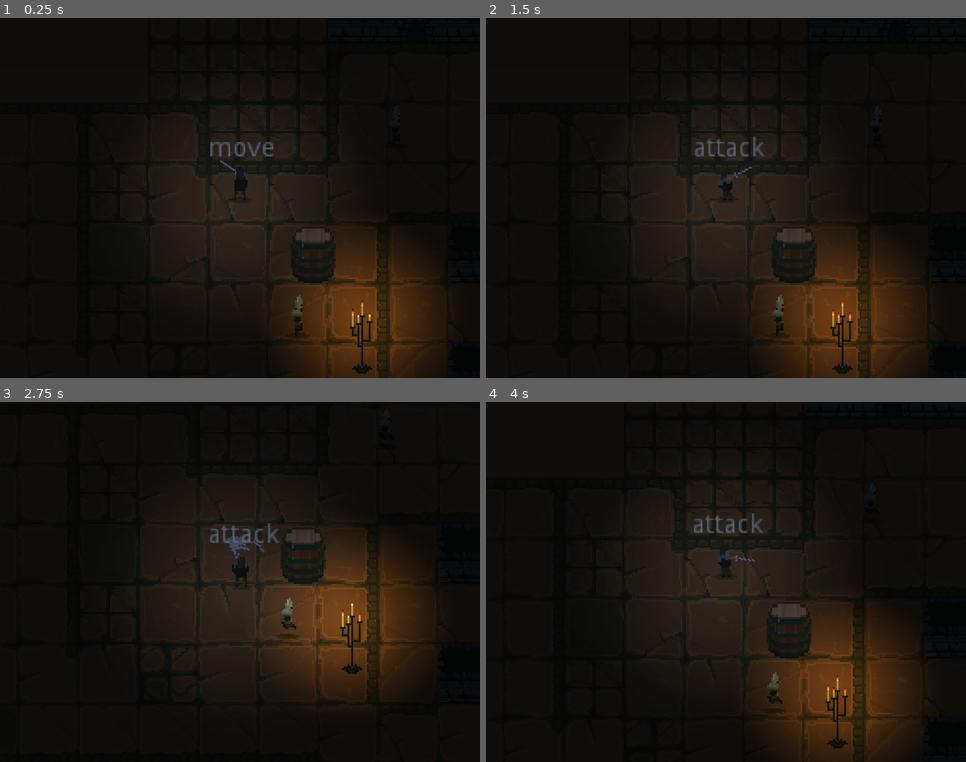
Above: before the commit, frames 1-4 (two rows, left to right).
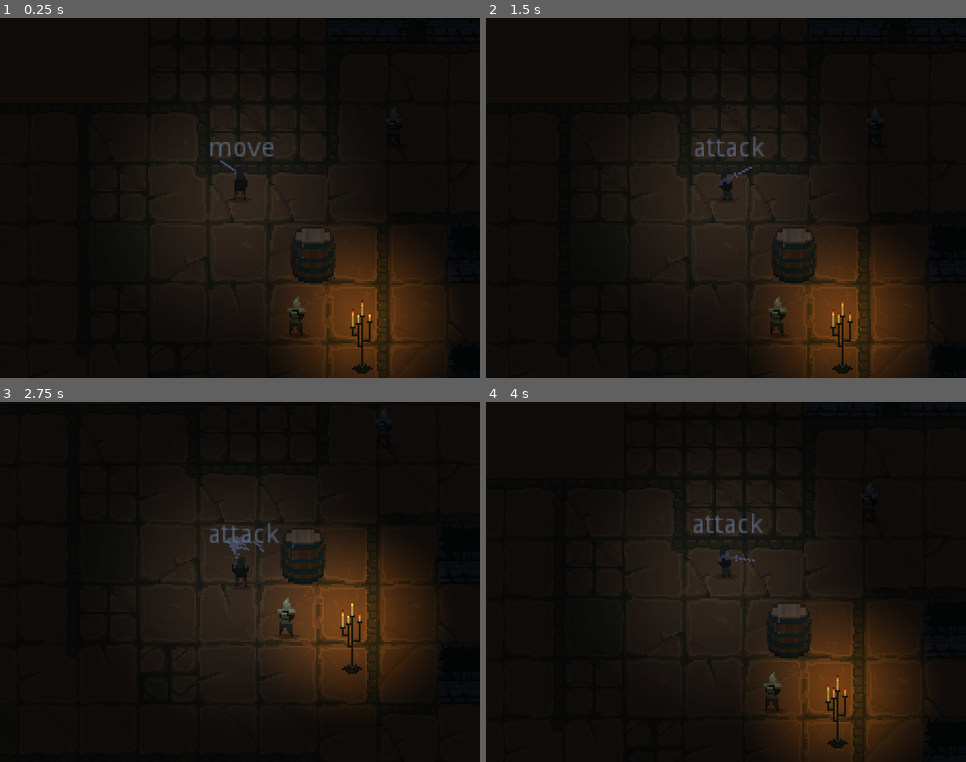
Above: after the commit, the same moments.

Repository: Pawel-9215/BlackFrost
Game: Godot game, scene res://Maps/World.tscn
The game is run twice, just before and just after one commit, with the same random seed, the same clock (stepped at 60 frames per second) and the same inputs.
Inputs (mouse positions are in pixels of both pictures, inside the frame that each line leads up to):
- Up to frame 1 (0.25 s): no input
- Up to frame 2 (1.5 s): tap Enter at 0.5 s; move the mouse to (831, 180) at 0.52 s; press the mouse at (831, 180) at 0.53 s; hold D (move_right) 0.53-1.28 s; move the mouse to (630, 216) at 1.27 s; release the mouse at (630, 216) at 1.28 s; hold S (move_down) from 1.28 s (still down); click (630, 216) at 1.35 s
- Up to frame 3 (2.75 s): move the mouse to (288, 502) at 2.02 s; release S (move_down) at 2.03 s; press the mouse at (288, 502) at 2.03 s; hold D (move_right) from 2.03 s (still down)
- Up to frame 4 (4 s): move the mouse to (702, 654) at 2.77 s; release D (move_right) at 2.78 s; release the mouse at (702, 654) at 2.78 s; hold W (move_up) 2.78-3.53 s; click (702, 654) at 2.85 s; move the mouse to (870, 636) at 3.52 s; press the mouse at (870, 636) at 3.53 s; hold A (move_left) from 3.53 s (still down)

The runs differ from the first frame. In frame 1, 0.1% of the frame differs, in the area x 59-83%, y 25-88%; in frame 2, 0.1%; in frame 3, 0.2%, in the area x 57-81%, y 2-66%; in frame 4, 0.1%.

Commit message:
draugir_animations

Diff:
--- a/Characters/Animations.gd
+++ b/Characters/Animations.gd
@@ -11,6 +11,9 @@
 }
 
 onready var character = get_parent()
+onready var velocity = character.velocity
+onready var animationTree = $AnimationTree
+onready var AnimationState = $AnimationTree.get("parameters/playback")
 
 
 # Called when the node enters the scene tree for the first time.
@@ -18,11 +21,24 @@
 	pass # Replace with function body.
 
 # warning-ignore:unused_argument
-func _physics_process(delta):
+func _physics_process(_delta):
+	update_animation()
 	if character.velocity.x < 0:
 		$AnimatedSprite.flip_h = true
 	else:
 		$AnimatedSprite.flip_h = false
+
+func update_animation():
+	velocity = character.velocity
+	var mouse_vector = get_global_mouse_position() - global_position
+	mouse_vector = mouse_vector.normalized()
+	animationTree.set("parameters/Idle/blend_position", velocity.normalized())
+	animationTree.set("parameters/Run/blend_position", velocity.normalized())
+	# animationTree.set("parameters/Attack/blend_position", mouse_vector)
+	if velocity.length() > 5:
+		AnimationState.travel("Run")
+	else:
+		AnimationState.travel("Idle")
 
 func changed_state(state):
 	if state == DEATH:
--- a/Characters/Draugir.tscn
+++ b/Characters/Draugir.tscn
@@ -245,11 +245,71 @@
 "values": [ "run_up" ]
 }
 
-[sub_resource type="CapsuleShape2D" id=35]
+[sub_resource type="AnimationNodeAnimation" id=35]
+animation = "Idle_up"
+
+[sub_resource type="AnimationNodeAnimation" id=36]
+animation = "Idle_down"
+
+[sub_resource type="AnimationNodeAnimation" id=37]
+animation = "Idle_right"
+
+[sub_resource type="AnimationNodeAnimation" id=38]
+animation = "Idle_right"
+
+[sub_resource type="AnimationNodeBlendSpace2D" id=39]
+blend_point_0/node = SubResource( 35 )
+blend_point_0/pos = Vector2( 0, -1 )
+blend_point_1/node = SubResource( 36 )
+blend_point_1/pos = Vector2( 0, 1 )
+blend_point_2/node = SubResource( 37 )
+blend_point_2/pos = Vector2( 1, 0 )
+blend_point_3/node = SubResource( 38 )
+blend_point_3/pos = Vector2( -1, 0 )
+blend_mode = 1
+
+[sub_resource type="AnimationNodeAnimation" id=40]
+animation = "Idle_down"
+
+[sub_resource type="AnimationNodeAnimation" id=41]
+animation = "Idle_up"
+
+[sub_resource type="AnimationNodeAnimation" id=42]
+animation = "Idle_right"
+
+[sub_resource type="AnimationNodeAnimation" id=43]
+animation = "Idle_right"
+
+[sub_resource type="AnimationNodeBlendSpace2D" id=44]
+blend_point_0/node = SubResource( 40 )
+blend_point_0/pos = Vector2( 0, 1 )
+blend_point_1/node = SubResource( 41 )
+blend_point_1/pos = Vector2( 0, -1 )
+blend_point_2/node = SubResource( 42 )
+blend_point_2/pos = Vector2( 1, 0 )
+blend_point_3/node = SubResource( 43 )
+blend_point_3/pos = Vector2( -1, 0 )
+blend_mode = 1
+
+[sub_resource type="AnimationNodeStateMachineTransition" id=45]
+
+[sub_resource type="AnimationNodeStateMachineTransition" id=46]
+
+[sub_resource type="AnimationNodeStateMachine" id=47]
+states/Idle/node = SubResource( 39 )
+states/Idle/position = Vector2( 433.4, 85.4 )
+states/Run/node = SubResource( 44 )
+states/Run/position = Vector2( 675, 85.88 )
+transitions = [ "Idle", "Run", SubResource( 45 ), "Run", "Idle", SubResource( 46 ) ]
+start_node = "Idle"
+
+[sub_resource type="AnimationNodeStateMachinePlayback" id=48]
+
+[sub_resource type="CapsuleShape2D" id=49]
 radius = 5.73613
 height = 8.79128
 
-[sub_resource type="Curve" id=36]
+[sub_resource type="Curve" id=50]
 min_value = -1.0
 _data = [ Vector2( 0, 1 ), 0.0, 0.0, 0, 0, Vector2( 1, 0.866426 ), 0.0, 0.0, 0, 0 ]
 
@@ -270,8 +330,7 @@
 [node name="AnimatedSprite" type="AnimatedSprite" parent="Animations" index="0"]
 position = Vector2( 0, -9.599 )
 frames = SubResource( 28 )
-animation = "run_right"
-frame = 3
+animation = "idle_up"
 playing = true
 
 [node name="AnimationPlayer" type="AnimationPlayer" parent="Animations" index="1"]
@@ -282,6 +341,15 @@
 anims/Run_right = SubResource( 33 )
 anims/run_up = SubResource( 34 )
 
+[node name="AnimationTree" type="AnimationTree" parent="Animations" index="2"]
+tree_root = SubResource( 47 )
+anim_player = NodePath("../AnimationPlayer")
+active = true
+process_mode = 0
+parameters/playback = SubResource( 48 )
+parameters/Idle/blend_position = Vector2( 0, 0 )
+parameters/Run/blend_position = Vector2( 0, 0 )
+
 [node name="CollisionShape2D" parent="." index="2"]
 visible = false
 position = Vector2( 0.440969, -0.644434 )
--- a/Characters/Player.tscn
+++ b/Characters/Player.tscn
@@ -9,110 +9,110 @@
 
 [sub_resource type="AtlasTexture" id=1]
 atlas = ExtResource( 1 )
+region = Rect2( 224, 64, 32, 32 )
+
+[sub_resource type="AtlasTexture" id=2]
+atlas = ExtResource( 1 )
+region = Rect2( 0, 32, 32, 32 )
+
+[sub_resource type="AtlasTexture" id=3]
+atlas = ExtResource( 1 )
+region = Rect2( 224, 32, 32, 32 )
+
+[sub_resource type="AtlasTexture" id=4]
+atlas = ExtResource( 1 )
+region = Rect2( 0, 0, 32, 32 )
+
+[sub_resource type="AtlasTexture" id=5]
+atlas = ExtResource( 1 )
+region = Rect2( 32, 0, 32, 32 )
+
+[sub_resource type="AtlasTexture" id=6]
+atlas = ExtResource( 1 )
+region = Rect2( 64, 0, 32, 32 )
+
+[sub_resource type="AtlasTexture" id=7]
+atlas = ExtResource( 1 )
+region = Rect2( 224, 0, 32, 32 )
+
+[sub_resource type="AtlasTexture" id=8]
+atlas = ExtResource( 1 )
+region = Rect2( 0, 0, 32, 32 )
+
+[sub_resource type="AtlasTexture" id=9]
+atlas = ExtResource( 1 )
 region = Rect2( 0, 64, 32, 32 )
 
-[sub_resource type="AtlasTexture" id=2]
-atlas = ExtResource( 1 )
-region = Rect2( 224, 64, 32, 32 )
-
-[sub_resource type="AtlasTexture" id=3]
+[sub_resource type="AtlasTexture" id=10]
+atlas = ExtResource( 1 )
+region = Rect2( 32, 64, 32, 32 )
+
+[sub_resource type="AtlasTexture" id=11]
+atlas = ExtResource( 1 )
+region = Rect2( 64, 64, 32, 32 )
+
+[sub_resource type="AtlasTexture" id=12]
 atlas = ExtResource( 1 )
 region = Rect2( 0, 32, 32, 32 )
 
-[sub_resource type="AtlasTexture" id=4]
-atlas = ExtResource( 1 )
-region = Rect2( 224, 32, 32, 32 )
-
-[sub_resource type="AtlasTexture" id=5]
-atlas = ExtResource( 1 )
-region = Rect2( 0, 0, 32, 32 )
-
-[sub_resource type="AtlasTexture" id=6]
-atlas = ExtResource( 1 )
-region = Rect2( 32, 0, 32, 32 )
-
-[sub_resource type="AtlasTexture" id=7]
-atlas = ExtResource( 1 )
-region = Rect2( 64, 0, 32, 32 )
-
-[sub_resource type="AtlasTexture" id=8]
-atlas = ExtResource( 1 )
-region = Rect2( 224, 0, 32, 32 )
-
-[sub_resource type="AtlasTexture" id=9]
-atlas = ExtResource( 1 )
-region = Rect2( 0, 0, 32, 32 )
-
-[sub_resource type="AtlasTexture" id=10]
+[sub_resource type="AtlasTexture" id=13]
+atlas = ExtResource( 1 )
+region = Rect2( 32, 32, 32, 32 )
+
+[sub_resource type="AtlasTexture" id=14]
+atlas = ExtResource( 1 )
+region = Rect2( 64, 32, 32, 32 )
+
+[sub_resource type="AtlasTexture" id=15]
 atlas = ExtResource( 1 )
 region = Rect2( 0, 64, 32, 32 )
-
-[sub_resource type="AtlasTexture" id=11]
-atlas = ExtResource( 1 )
-region = Rect2( 32, 64, 32, 32 )
-
-[sub_resource type="AtlasTexture" id=12]
-atlas = ExtResource( 1 )
-region = Rect2( 64, 64, 32, 32 )
-
-[sub_resource type="AtlasTexture" id=13]
-atlas = ExtResource( 1 )
-region = Rect2( 0, 32, 32, 32 )
-
-[sub_resource type="AtlasTexture" id=14]
-atlas = ExtResource( 1 )
-region = Rect2( 32, 32, 32, 32 )
-
-[sub_resource type="AtlasTexture" id=15]
-atlas = ExtResource( 1 )
-region = Rect2( 64, 32, 32, 32 )
 
 [sub_resource type="SpriteFrames" id=16]
 animations = [ {
 "frames": [ SubResource( 1 ) ],
 "loop": true,
-"name": "Idleright",
+"name": "attack_right",
 "speed": 5.0
 }, {
 "frames": [ SubResource( 2 ) ],
 "loop": true,
-"name": "attack_right",
+"name": "Idleup",
 "speed": 5.0
 }, {
 "frames": [ SubResource( 3 ) ],
 "loop": true,
-"name": "Idleup",
-"speed": 5.0
-}, {
-"frames": [ SubResource( 4 ) ],
-"loop": true,
 "name": "attack_up",
 "speed": 5.0
 }, {
-"frames": [ SubResource( 5 ), SubResource( 6 ), SubResource( 7 ) ],
+"frames": [ SubResource( 4 ), SubResource( 5 ), SubResource( 6 ) ],
 "loop": true,
 "name": "Rundown",
 "speed": 12.0
 }, {
-"frames": [ SubResource( 8 ) ],
+"frames": [ SubResource( 7 ) ],
 "loop": true,
 "name": "attack_down",
 "speed": 5.0
 }, {
-"frames": [ SubResource( 9 ) ],
+"frames": [ SubResource( 8 ) ],
 "loop": true,
 "name": "Idledown",
 "speed": 5.0
 }, {
-"frames": [ SubResource( 10 ), SubResource( 11 ), SubResource( 12 ) ],
+"frames": [ SubResource( 9 ), SubResource( 10 ), SubResource( 11 ) ],
 "loop": true,
 "name": "Runright",
 "speed": 12.0
 }, {
-"frames": [ SubResource( 13 ), SubResource( 14 ), SubResource( 15 ) ],
+"frames": [ SubResource( 12 ), SubResource( 13 ), SubResource( 14 ) ],
 "loop": true,
 "name": "Runup",
 "speed": 12.0
+}, {
+"frames": [ SubResource( 15 ) ],
+"loop": true,
+"name": "Idleright",
+"speed": 5.0
 } ]
 
 [sub_resource type="CapsuleShape2D" id=17]
Not shown: 4 places in Characters/Draugir.tscn that only renumber resources
